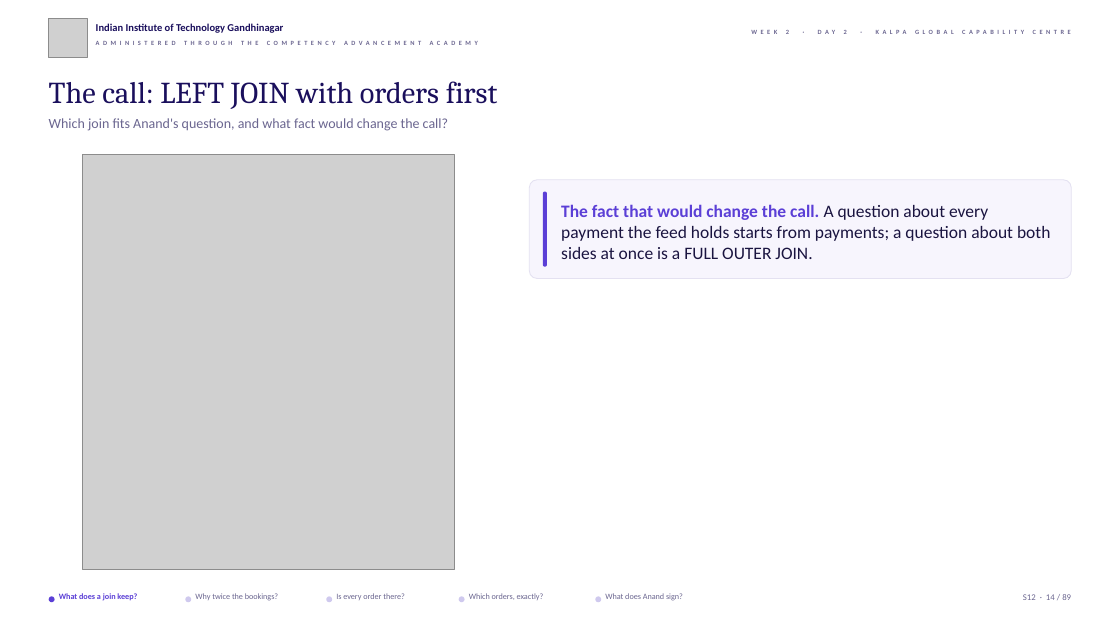
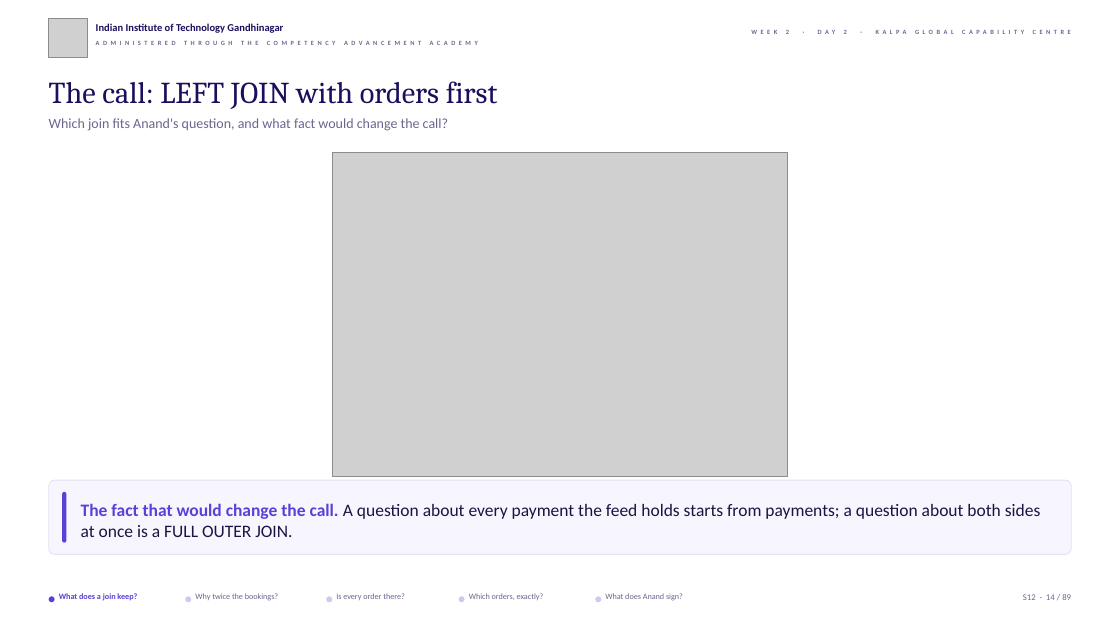
Before and after one commit to fde-academy-lab/c2-content-factory, a slide deck: slide 14 of content/W02/D2/slides/C2_W02_D02_half1_STUDENT.pptx. Drawn at 1120x630 pixels with LibreOffice and Linux fonts; fonts in the diff are those of the drawing; grey boxes stand for pictures; background and template pictures are left out. Boxes give left, top, right and bottom in pixels: in the first picture for what was removed or moved away, otherwise in the second. Text is boxed around its words. In the diff, an @@ line names an element or a change of style, - is before the commit and + after.

```diff
--- a/content/W02/D2/slides/C2_W02_D02_half1_STUDENT.pptx
+++ b/content/W02/D2/slides/C2_W02_D02_half1_STUDENT.pptx
@@ picture removed at (82,155,455,570) @@
@@ picture added at (332,153,787,476) @@
@@ rounded rectangle: place and size @@
-rounded rectangle at (529,180,1071,279)
+rounded rectangle at (49,481,1071,555)
@@ rounded rectangle: place and size @@
-rounded rectangle at (543,192,547,267)
+rounded rectangle at (62,492,66,543)
@@ text "The fact that would change ..." rewrapped from (561,204,1050,259) to (81,503,1041,537) @@
```
Also in this commit, not shown: 36 other slides changed, 26 other files.
